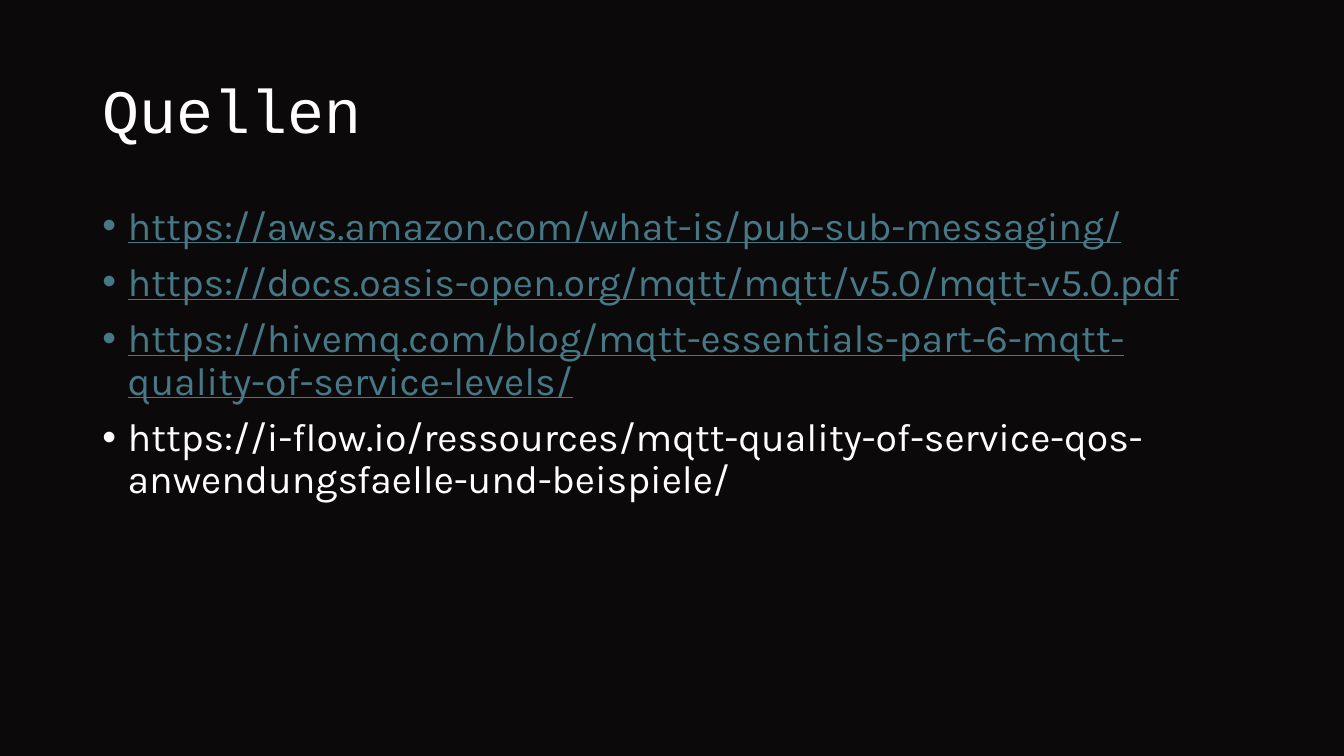
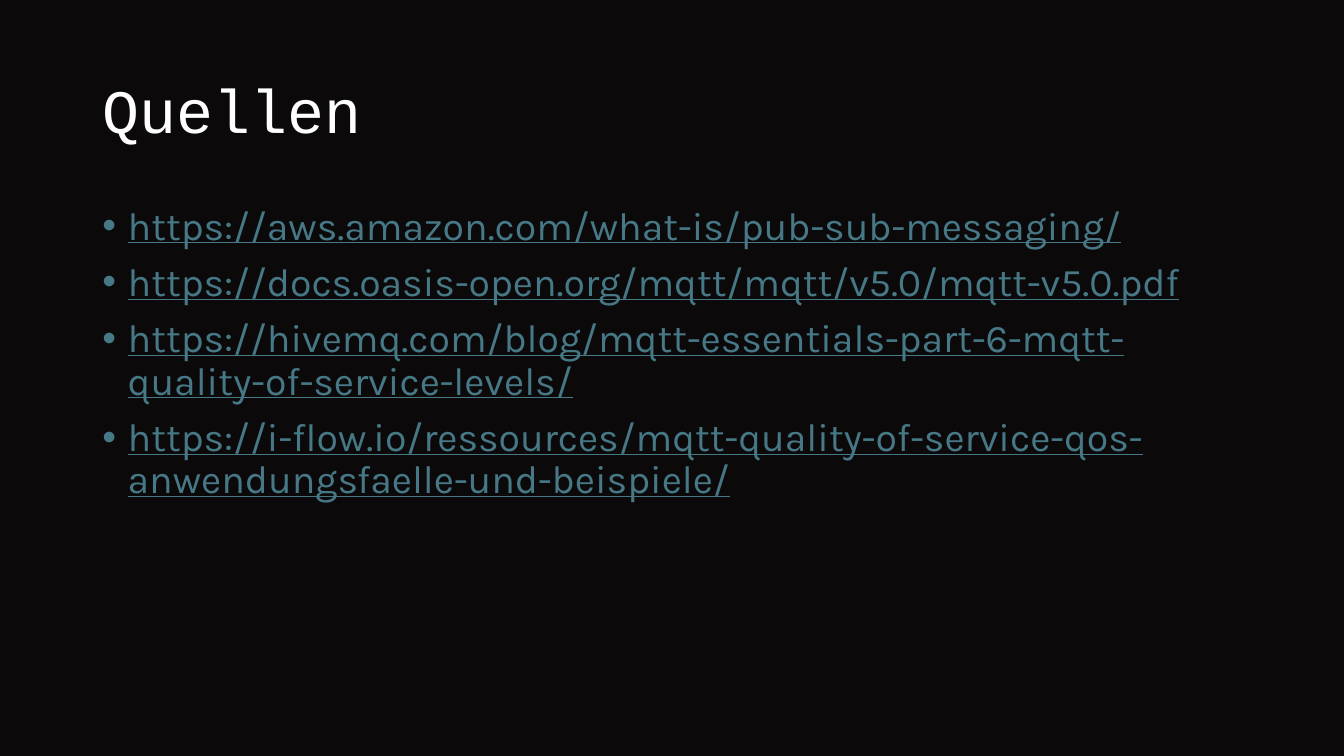
Before and after one commit to Matz21X/2024_25_5BHITS, a slide deck: slide 9 of SEW-Theorie/MQTT.pptx. Drawn at 1344x756 pixels with LibreOffice and Linux fonts; fonts in the diff are those of the drawing. Boxes give left, top, right and bottom in pixels: in the first picture for what was removed or moved away, otherwise in the second. Text is boxed around its words. In the diff, an @@ line names an element or a change of style, - is before the commit and + after.

Commit message:
Vault backup: 07/01/25 10:56

```diff
--- a/SEW-Theorie/MQTT.pptx
+++ b/SEW-Theorie/MQTT.pptx
@@ text at [128, 422, 1143, 503]: text colour #FFFFFF to #467886, underline on in "https://i-flow.io/ressources/mqtt-quality-of-service-qos-anw ..." @@
```
